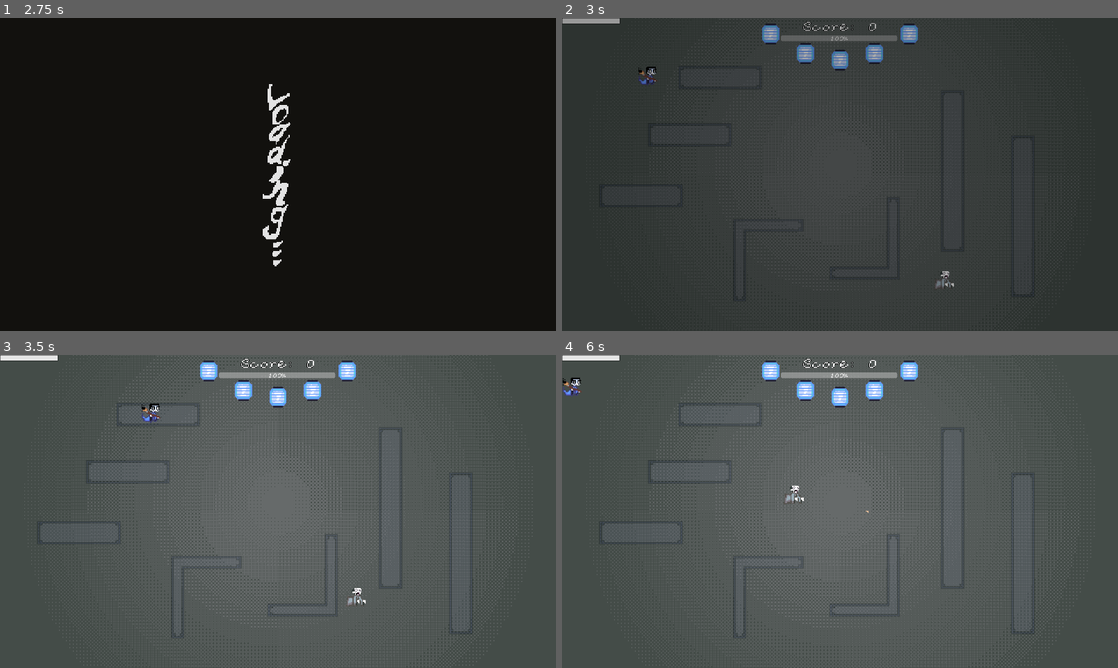
Above: before the commit, frames 1-4 (two rows, left to right).
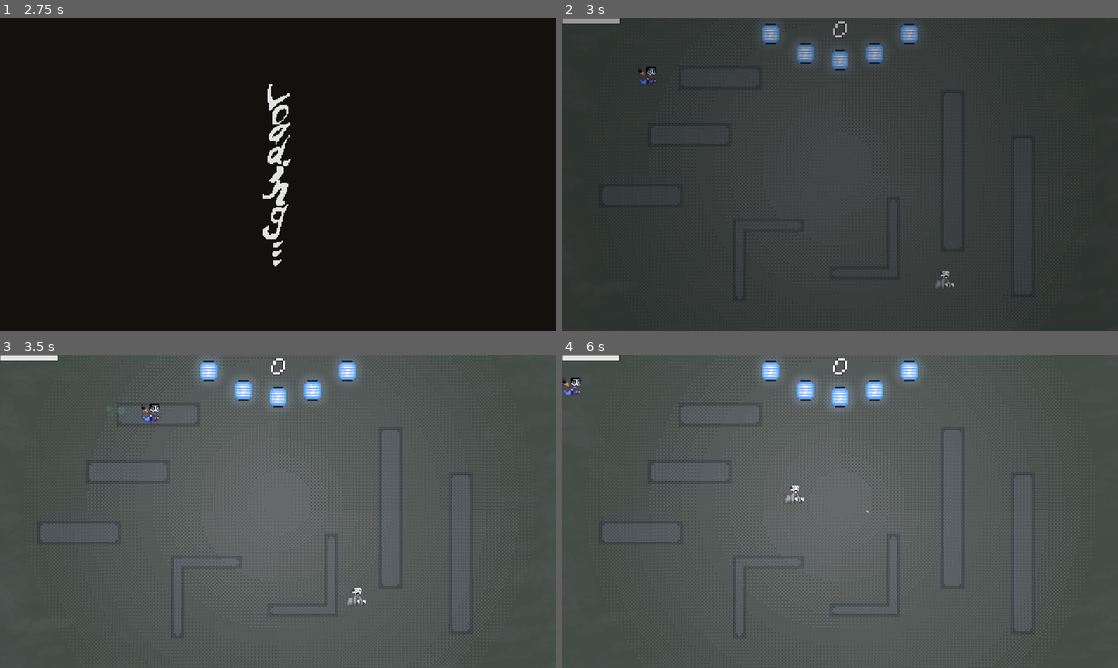
Above: after the commit, the same moments.

Repository: wintermute-cell/wmj25
Game: Godot game, scene res://scenes/main_menu.tscn
Two runs of this game, one before a commit and one after it. Both use one fixed random seed, a clock stepped at 60 frames per second and the inputs below. The engine's default icon, where the game draws it, is replaced by a stand-in: a white triangle on a blue panel in a dark square. Sound files missing from this copy of the repository are replaced by a short silence.
Inputs (mouse positions are in pixels of both pictures, inside the frame that each line leads up to):
- Up to frame 1 (2.75 s): click "Start Game" at 0.5 s; tap Enter at 1.25 s; move the mouse to (400, 158) at 1.27 s; hold D (right) 1.28-2.03 s; click (400, 158) at 1.42 s; tap Space at 2 s; move the mouse to (166, 190) at 2.02 s; hold S (down) from 2.03 s (still down)
- Up to frame 2 (3 s): move the mouse to (895, 105) at 2.77 s; release S (down) at 2.78 s; hold D (right) from 2.78 s (still down)
- Up to frame 3 (3.5 s): keep holding D (right)
- Up to frame 4 (6 s): move the mouse to (812, 574) at 3.52 s; release D (right) at 3.53 s; hold W (up) 3.53-4.28 s; click (812, 574) at 3.67 s; move the mouse to (1006, 558) at 4.27 s; hold A (left) 4.28-5.78 s; move the mouse to (673, 464) at 5.02 s; move the mouse to (867, 511) at 5.77 s; hold S (down) from 5.78 s (still down); click (867, 511) at 5.92 s

Frame 1 is identical in both runs. In frame 2, 0.5% of the frame differs, in the area x 39-61%, y 0-8%; in frame 3, 0.8%; in frame 4, 0.9%, in the area x 10-65%, y 0-18%.

Commit message:
lanteeern

Diff:
--- a/godot_project/scenes/dust_trail.tscn
+++ b/godot_project/scenes/dust_trail.tscn
@@ -8,7 +8,7 @@
 point_count = 2
 
 [sub_resource type="Gradient" id="Gradient_20tp5"]
-colors = PackedColorArray(0.27, 0.50100005, 0.9, 0.54509807, 0.20400001, 0.3785334, 0.68, 0)
+colors = PackedColorArray(0.39730203, 0.56092304, 0.44765234, 0.54509807, 0.39760002, 0.56, 0.44902667, 0)
 
 [sub_resource type="Gradient" id="Gradient_tarkb"]
 colors = PackedColorArray(0.66, 0.66, 0.66, 1, 1, 1, 1, 1)
--- a/godot_project/scenes/game.tscn
+++ b/godot_project/scenes/game.tscn
@@ -15,7 +15,9 @@
 [ext_resource type="Script" uid="uid://c6bagu5tmbmri" path="res://scripts/paint_collision_manager.gd" id="11_37s47"]
 [ext_resource type="PackedScene" uid="uid://dlehjsdji2u7p" path="res://scenes/pause_menu.tscn" id="12_bt5mj"]
 [ext_resource type="PackedScene" uid="uid://djlv25g846rld" path="res://LanternHealthBar.tscn" id="13_kvuet"]
+[ext_resource type="Texture2D" uid="uid://cery77t52cff" path="res://sprites/mist.png" id="14_rysoc"]
 [ext_resource type="PackedScene" uid="uid://b70dgj1peoqt5" path="res://scenes/ink_bar.tscn" id="16_rysoc"]
+[ext_resource type="Texture2D" uid="uid://do5t7qh431jcv" path="res://sprites/lantern_glow.png" id="17_ssvqc"]
 
 [sub_resource type="ShaderMaterial" id="ShaderMaterial_kvuet"]
 shader = ExtResource("5_kvpfn")
@@ -35,6 +37,10 @@
 size = Vector2(64.33336, 12.666655)
 
 [sub_resource type="CircleShape2D" id="CircleShape2D_6iyv3"]
+
+[sub_resource type="Gradient" id="Gradient_ca42v"]
+offsets = PackedFloat32Array(0, 0.4074733, 0.5747331, 1)
+colors = PackedColorArray(0.43529412, 0.44705883, 0.4509804, 0, 0.37, 0.37, 0.37, 1, 0.36862746, 0.36862746, 0.36862746, 1, 0.43529412, 0.44705883, 0.4509804, 0)
 
 [node name="BrushTesting" type="Node2D"]
 script = ExtResource("1_kvuet")
@@ -72,6 +78,8 @@
 [node name="Brush" parent="CanvasLayer/SubViewportContainer/SubViewport" instance=ExtResource("7_dinhu")]
 z_index = -20
 ink_color = Color(1, 1, 1, 1)
+ink_drain_rate = 20.0
+ink_regen_rate = 2.0
 
 [node name="BrushCapture" type="BackBufferCopy" parent="CanvasLayer/SubViewportContainer/SubViewport"]
 z_index = -10
@@ -161,10 +169,6 @@
 [node name="Player" type="CharacterBody2D" parent="CanvasLayer/SubViewportContainer/SubViewport" groups=["player"]]
 position = Vector2(81.595, 66.795)
 script = ExtResource("7_ssvqc")
-speed = null
-painting_speed_penalty = null
-max_health = null
-damage_shake_cooldown = null
 
 [node name="CollisionShape2D" type="CollisionShape2D" parent="CanvasLayer/SubViewportContainer/SubViewport/Player"]
 shape = SubResource("CircleShape2D_6iyv3")
@@ -179,6 +183,98 @@
 script = ExtResource("11_37s47")
 brush = NodePath("../Brush")
 wall_root = NodePath("../WallsContainer")
+
+[node name="MistEffect" type="CPUParticles2D" parent="CanvasLayer/SubViewportContainer/SubViewport"]
+z_index = 10
+position = Vector2(320, 180)
+amount = 10
+texture = ExtResource("14_rysoc")
+lifetime = 12.0
+preprocess = 10.0
+explosiveness = 0.41
+emission_shape = 3
+emission_rect_extents = Vector2(400, 250)
+spread = 24.7
+gravity = Vector2(0, 0)
+initial_velocity_min = 5.0
+initial_velocity_max = 15.0
+scale_amount_min = 0.3
+color = Color(1, 1, 1, 0.11372549)
+color_ramp = SubResource("Gradient_ca42v")
+
+[node name="EdgeMist" type="Node2D" parent="CanvasLayer/SubViewportContainer/SubViewport"]
+z_index = 15
+
+[node name="TopMist" type="CPUParticles2D" parent="CanvasLayer/SubViewportContainer/SubViewport/EdgeMist"]
+position = Vector2(320, -30)
+amount = 20
+texture = ExtResource("14_rysoc")
+lifetime = 8.0
+preprocess = 6.0
+explosiveness = 0.41
+emission_shape = 3
+emission_rect_extents = Vector2(350, 10)
+direction = Vector2(0, 1)
+spread = 24.7
+gravity = Vector2(0, 0)
+initial_velocity_min = 1.0
+initial_velocity_max = 3.0
+scale_amount_min = 0.3
+color = Color(1, 1, 1, 0.105882354)
+color_ramp = SubResource("Gradient_ca42v")
+
+[node name="BottomMist" type="CPUParticles2D" parent="CanvasLayer/SubViewportContainer/SubViewport/EdgeMist"]
+position = Vector2(320, 390)
+amount = 20
+texture = ExtResource("14_rysoc")
+lifetime = 8.0
+preprocess = 6.0
+explosiveness = 0.41
+emission_shape = 3
+emission_rect_extents = Vector2(350, 10)
+direction = Vector2(0, -1)
+spread = 24.7
+gravity = Vector2(0, 0)
+initial_velocity_min = 1.0
+initial_velocity_max = 3.0
+scale_amount_min = 0.3
+color = Color(1, 1, 1, 0.105882354)
+color_ramp = SubResource("Gradient_ca42v")
+
+[node name="LeftMist" type="CPUParticles2D" parent="CanvasLayer/SubViewportContainer/SubViewport/EdgeMist"]
+position = Vector2(-30, 180)
+amount = 20
+texture = ExtResource("14_rysoc")
+lifetime = 8.0
+preprocess = 6.0
+explosiveness = 0.41
+emission_shape = 3
+emission_rect_extents = Vector2(10, 200)
+spread = 24.7
+gravity = Vector2(0, 0)
+initial_velocity_min = 1.0
+initial_velocity_max = 3.0
+scale_amount_min = 0.3
+color = Color(1, 1, 1, 0.105882354)
+color_ramp = SubResource("Gradient_ca42v")
+
+[node name="RightMist" type="CPUParticles2D" parent="CanvasLayer/SubViewportContainer/SubViewport/EdgeMist"]
+position = Vector2(670, 180)
+amount = 20
+texture = ExtResource("14_rysoc")
+lifetime = 8.0
+preprocess = 6.0
+explosiveness = 0.41
+emission_shape = 3
+emission_rect_extents = Vector2(10, 200)
+direction = Vector2(-1, 0)
+spread = 24.7
+gravity = Vector2(0, 0)
+initial_velocity_min = 1.0
+initial_velocity_max = 3.0
+scale_amount_min = 0.3
+color = Color(1, 1, 1, 0.105882354)
+color_ramp = SubResource("Gradient_ca42v")
 
 [node name="PauseMenu" parent="CanvasLayer" instance=ExtResource("12_bt5mj")]
 visible = false
@@ -188,24 +284,15 @@
 anchor_left = 0.5
 anchor_right = 0.5
 offset_left = -88.0
-offset_top = 13.065
+offset_top = 3.0
 offset_right = 88.0
-offset_bottom = 48.065
+offset_bottom = 67.0
 grow_horizontal = 2
 theme_override_constants/outline_size = 4
-theme_override_font_sizes/font_size = 32
-text = "Score: XXXX"
-
-[node name="HealthBar" type="ProgressBar" parent="CanvasLayer"]
-anchors_preset = 5
-anchor_left = 0.5
-anchor_right = 0.5
-offset_left = -204.0
-offset_top = 60.0
-offset_right = 198.0
-offset_bottom = 80.0
-grow_horizontal = 2
-value = 100.0
+theme_override_font_sizes/font_size = 64
+text = "0"
+horizontal_alignment = 1
+vertical_alignment = 1
 
 [node name="LanternHealthBar" parent="CanvasLayer" instance=ExtResource("13_kvuet")]
 offset_left = 960.0
@@ -214,5 +301,9 @@
 offset_bottom = 55.0
 scale = Vector2(3, 3)
 arc_height = 30.0
+glow_texture = ExtResource("17_ssvqc")
+glow_alpha = 0.1
+glow_scale = 1.4
+glow_flicker_amount = 0.02
 
 [node name="InkBar" parent="CanvasLayer" instance=ExtResource("16_rysoc")]
--- a/godot_project/scripts/game.gd
+++ b/godot_project/scripts/game.gd
@@ -60,7 +60,7 @@
 
 
 func _on_score_changed(new_score: int):
-	score_label.text = "Score: %d" % new_score
+	score_label.text = "%d" % new_score
 
 
 func _on_health_changed(current_health: float, max_health: float):
--- a/godot_project/scripts/ink_pickup_spawner.gd
+++ b/godot_project/scripts/ink_pickup_spawner.gd
@@ -14,9 +14,13 @@
 ## Reference to the viewport for screen bounds
 @export var viewport: SubViewport
 
+## Maximum number of pickups allowed on the map at once
+@export var max_pickups: int = 2
+
 # Internal state
 var time_until_next_spawn: float = 0.0
 var spawn_parent: Node
+var active_pickups: Array[Node] = []  # Track spawned pickups
 
 
 func _ready():
@@ -36,6 +40,9 @@
 
 
 func _process(delta: float):
+	# Clean up invalid pickup references
+	active_pickups = active_pickups.filter(func(pickup): return is_instance_valid(pickup))
+
 	time_until_next_spawn -= delta
 
 	if time_until_next_spawn <= 0:
@@ -47,9 +54,14 @@
 	if ink_pickup_scene == null or spawn_parent == null:
 		return
 
+	# Don't spawn if we're at max capacity
+	if active_pickups.size() >= max_pickups:
+		return
+
 	var pickup = ink_pickup_scene.instantiate()
 	pickup.global_position = get_random_spawn_position()
 	spawn_parent.add_child(pickup)
+	active_pickups.append(pickup)
 
 
 func get_random_spawn_position() -> Vector2:
@@ -67,3 +79,4 @@
 
 func reset():
 	time_until_next_spawn = spawn_interval
+	active_pickups.clear()
--- a/godot_project/scripts/player.gd
+++ b/godot_project/scripts/player.gd
@@ -41,6 +41,9 @@
 
 	# player group for enemy targeting
 	add_to_group("player")
+
+	# set player z_index so it renders on top of dust particles
+	z_index = 1
 
 	# initialize position tracking for dust particles
 	last_position = global_position
@@ -106,7 +109,7 @@
 func spawn_dust_particle():
 	var dust = DUST_TRAIL.instantiate()
 	dust.global_position = global_position
-	dust.z_index = -5  # render behind player but in front of background
+	dust.z_index = 0  # render at default layer (player is at z_index 1)
 	# add to parent so it stays in the world and doesn't follow player
 	get_parent().add_child(dust)
 	# trigger one-shot particle emission
--- a/godot_project/scripts/ui/lantern_health_bar.gd
+++ b/godot_project/scripts/ui/lantern_health_bar.gd
@@ -8,14 +8,23 @@
 
 var lantern_texture: Texture2D = preload("res://sprites/lantern.png")
 var lanterns: Array[Sprite2D] = []
+var lantern_glows: Array[Sprite2D] = []
 var current_health: float = 100.0
 var max_health: float = 100.0
 
 var flicker_timer: float = 0.0
 var current_flicker_frame: int = 0
 
+@export var glow_texture: Texture2D  # Set this to your glow sprite in the editor
+@export_range(0.0, 1.0, 0.01) var glow_alpha: float = 0.5  # Overall brightness/opacity of glow
+@export var glow_scale: float = 2.0  # Size of the glow effect
+@export var glow_flicker_enabled: bool = true
+@export_range(0.0, 0.5, 0.01) var glow_flicker_amount: float = 0.15  # How much the glow flickers (0 = none)
+
 
 func _ready():
+	# disable clipping so glows can show outside bounds
+	clip_contents = false
 	_create_lanterns()
 	update_health(100.0, 100.0)
 
@@ -35,6 +44,7 @@
 		if lantern:
 			lantern.queue_free()
 	lanterns.clear()
+	lantern_glows.clear()
 
 	# calc total width
 	var total_width = (lantern_count - 1) * lantern_spacing
@@ -42,11 +52,6 @@
 
 	# create each lantern
 	for i in range(lantern_count):
-		var lantern = Sprite2D.new()
-		lantern.texture = lantern_texture
-		lantern.hframes = 2  # 2 cols (anim frames)
-		lantern.vframes = 6  # 6 rows (health states)
-
 		# position calculation with hanging arc
 		var t = float(i) / float(lantern_count - 1) if lantern_count > 1 else 0.5  # normalized position 0-1
 		var x_pos = start_x + i * lantern_spacing
@@ -54,9 +59,30 @@
 		# parabolic: highest at edges (0 and 1), lowest in middle (0.5)
 		var y_offset = 4 * arc_height * t * (1 - t)
 
+		# create glow sprite (behind lantern) if texture is provided
+		if glow_texture:
+			var glow = Sprite2D.new()
+			glow.texture = glow_texture
+			glow.position = Vector2(x_pos, y_offset)
+			# Start invisible, will be set by update_health
+			glow.modulate = Color(1.0, 1.0, 1.0, 0.0)
+			glow.scale = Vector2(glow_scale, glow_scale)
+			glow.z_index = 10  # in front of everything
+			glow.material = CanvasItemMaterial.new()
+			glow.material.blend_mode = CanvasItemMaterial.BLEND_MODE_ADD  # additive blending for glow
+			add_child(glow)
+			lantern_glows.append(glow)
+		else:
+			lantern_glows.append(null)
+
+		# create lantern sprite
+		var lantern = Sprite2D.new()
+		lantern.texture = lantern_texture
+		lantern.hframes = 2  # 2 cols (anim frames)
+		lantern.vframes = 6  # 6 rows (health states)
 		lantern.position = Vector2(x_pos, y_offset)
-
 		lantern.frame = 0
+		lantern.z_index = 11  # on top of glow
 
 		add_child(lantern)
 		lanterns.append(lantern)
@@ -87,20 +113,40 @@
 			lantern_health_ratio = (current_health - lantern_min_health) / health_per_lantern
 
 		var frame_row: int
+		var health_ratio_for_glow: float
+
 		if lantern_health_ratio >= 1.0:
 			frame_row = 0
+			health_ratio_for_glow = 1.0  # full glow
 		elif lantern_health_ratio >= 0.8:
 			frame_row = 1
+			health_ratio_for_glow = 0.8
 		elif lantern_health_ratio >= 0.6:
 			frame_row = 2
+			health_ratio_for_glow = 0.6
 		elif lantern_health_ratio >= 0.4:
 			frame_row = 3
+			health_ratio_for_glow = 0.4
 		elif lantern_health_ratio >= 0.2:
 			frame_row = 4
+			health_ratio_for_glow = 0.2
 		else:
 			frame_row = 5  # broken
+			health_ratio_for_glow = 0.0  # no glow when broken
 
 		lantern.frame = current_flicker_frame + frame_row * 2
+
+		# update glow sprite (health ratio * overall alpha setting)
+		if i < lantern_glows.size() and lantern_glows[i]:
+			var base_alpha = health_ratio_for_glow * glow_alpha
+
+			# add subtle flicker to glow
+			var final_alpha = base_alpha
+			if glow_flicker_enabled and base_alpha > 0.0:
+				var flicker_variation = randf_range(-glow_flicker_amount, glow_flicker_amount)
+				final_alpha = clamp(base_alpha + flicker_variation, 0.0, 1.0)
+
+			lantern_glows[i].modulate = Color(1.0, 1.0, 1.0, final_alpha)
 
 
 func _update_flicker():
Not shown: 1 places in godot_project/scenes/game.tscn that only renumber resources
Binary file added: godot_project/sprites/lantern_glow.png
Not shown, added: godot_project/sprites/lantern_glow.png.import
Binary file added: godot_project/sprites/mist.png
Not shown, added: godot_project/sprites/mist.png.import
Not shown, changed: assets.md
